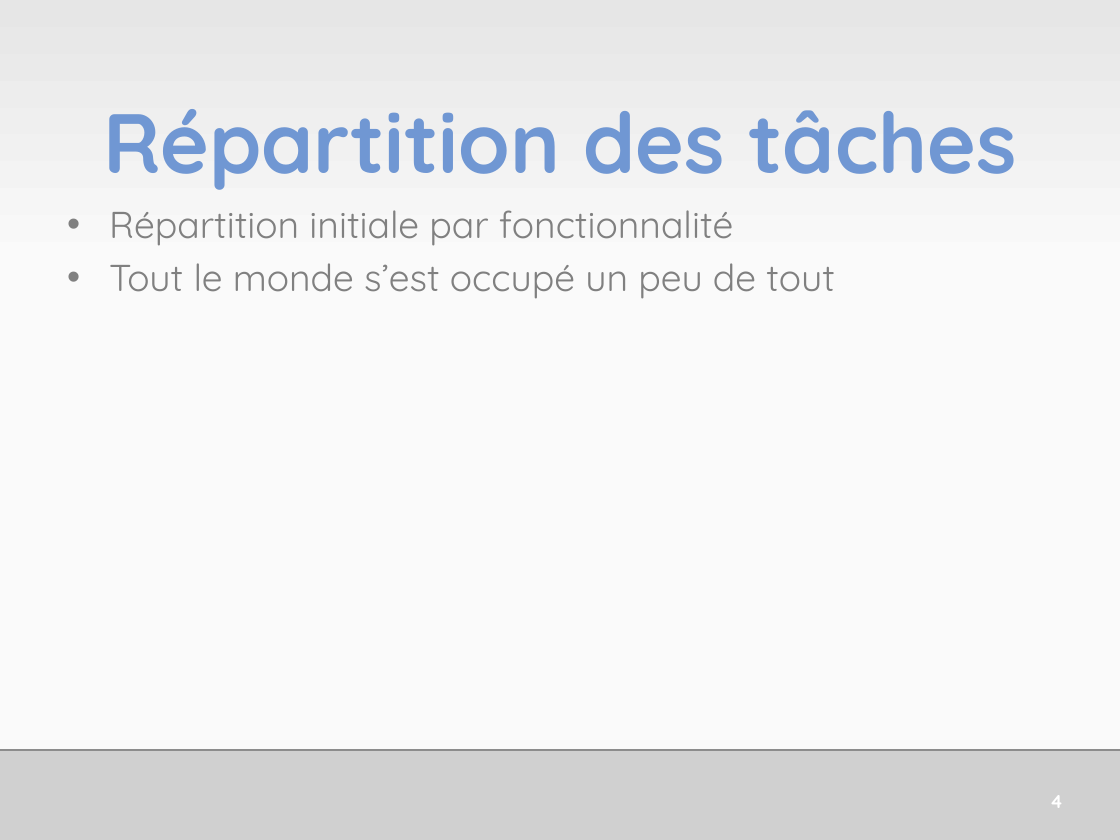
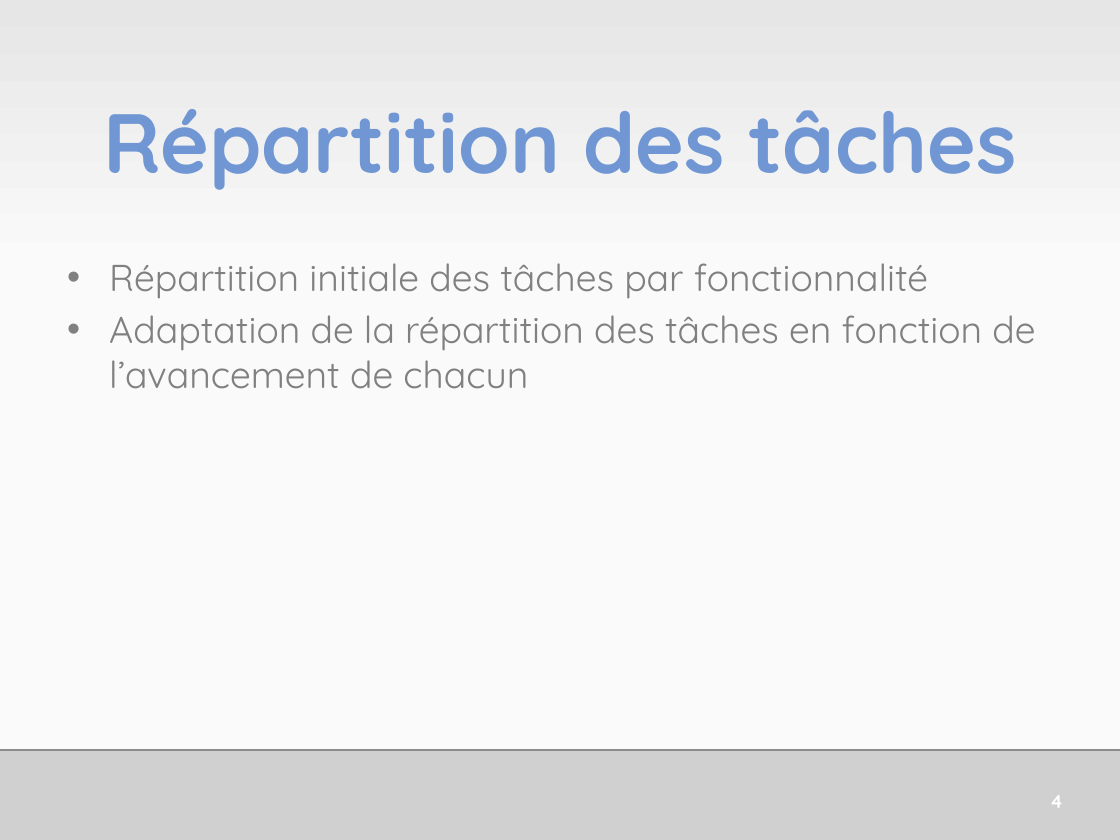
Before and after one commit to HE-ArcSurvivors/james-gouin-v1, a slide deck: slide 5 of Administration/JamesGouinSePresente.pptx. Drawn at 1120x840 pixels with LibreOffice and Linux fonts; fonts in the diff are those of the drawing; grey boxes stand for pictures. Boxes give left, top, right and bottom in pixels: in the first picture for what was removed or moved away, otherwise in the second. Text is boxed around its words. In the diff, an @@ line names an element or a change of style, - is before the commit and + after.

```diff
--- a/Administration/JamesGouinSePresente.pptx
+++ b/Administration/JamesGouinSePresente.pptx
@@ text at box(109, 263, 1035, 389): text changed @@
-• Répartition initiale par fonctionnalité
-• Tout le monde s’est occupé un peu de tout
+• Répartition initiale des tâches par fonctionnalité
+• Adaptation de la répartition des tâches en fonction de l’avancement de chacun
```
Also in this commit, not shown: 9 other slides changed.
